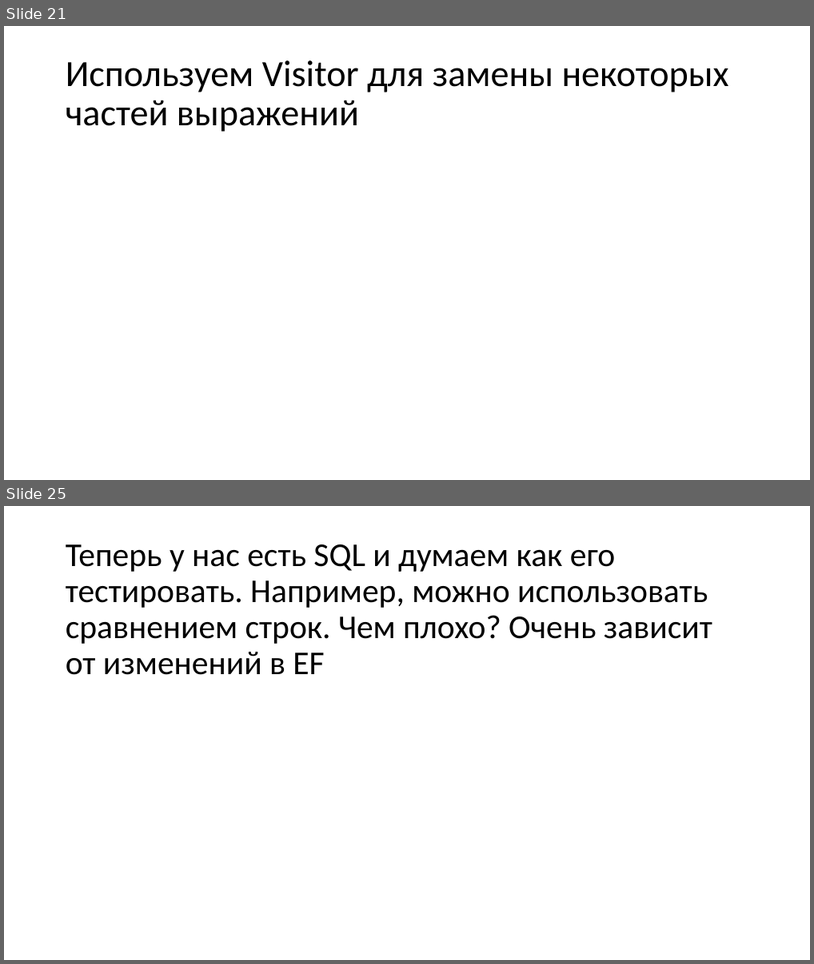
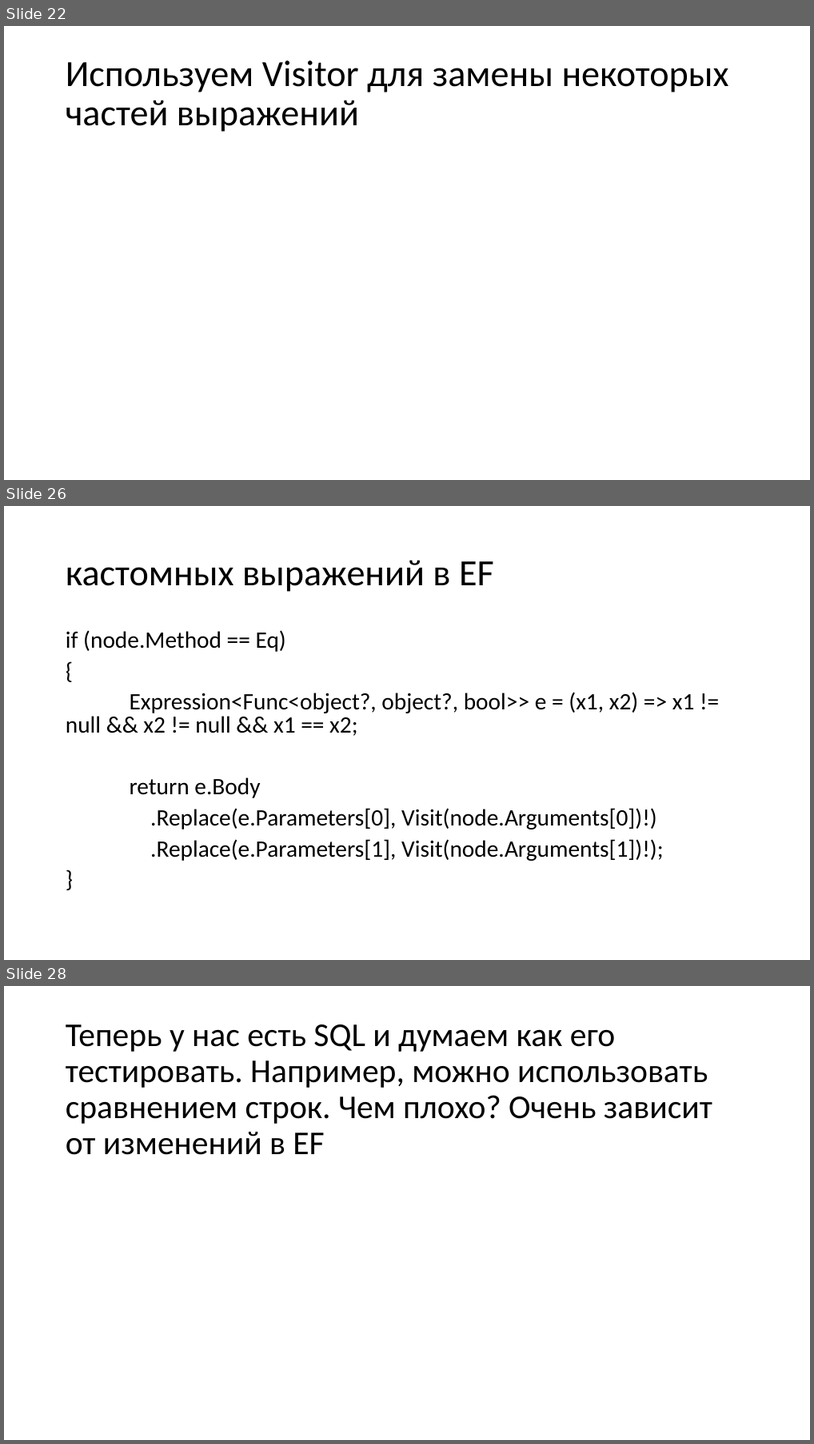
Before and after one commit to Sa1Gur/Expression2Sql, a slide deck: Query2SQL.pptx. Shown one above the other, each under a label of ours: slides 21 and 25 before the commit, slides 22, 26 and 28 after it; the slides between them are not shown. The pictures are 814x964 and 814x1444 pixels, drawn with LibreOffice and Linux fonts; fonts in the diff are those of the drawing. Boxes give left, top, right and bottom in pixels: in the first picture for what was removed or moved away, otherwise in the second. Text is boxed around its words. In the diff, an @@ line names an element or a change of style, - is before the commit and + after.

```diff
--- a/Query2SQL.pptx
+++ b/Query2SQL.pptx
@@ slide 26 added at bbox=[4, 506, 810, 960], background #FFFFFF @@
@@ title added at bbox=[66, 560, 494, 592], 44 pt, text #000000 @@
+кастомных выражений в EF
@@ text added at bbox=[66, 630, 695, 860], 28 pt, text #000000 @@
+if (node.Method == Eq)
+{
+Expression<Func<object?, object?, bool>> e = (x1, x2) => x1 != null && x2 != null && x1 == x2;
+return e.Body
+.Replace(e.Parameters[0], Visit(node.Arguments[0])!)
+.Replace(e.Parameters[1], Visit(node.Arguments[1])!);
+}
@@ what was slide 21 is now slide 22 @@
@@ what was slide 25 is now slide 28 @@
```
Also in this commit, not shown: 6 slides changed, 2 other slides added, 1 slide removed.
